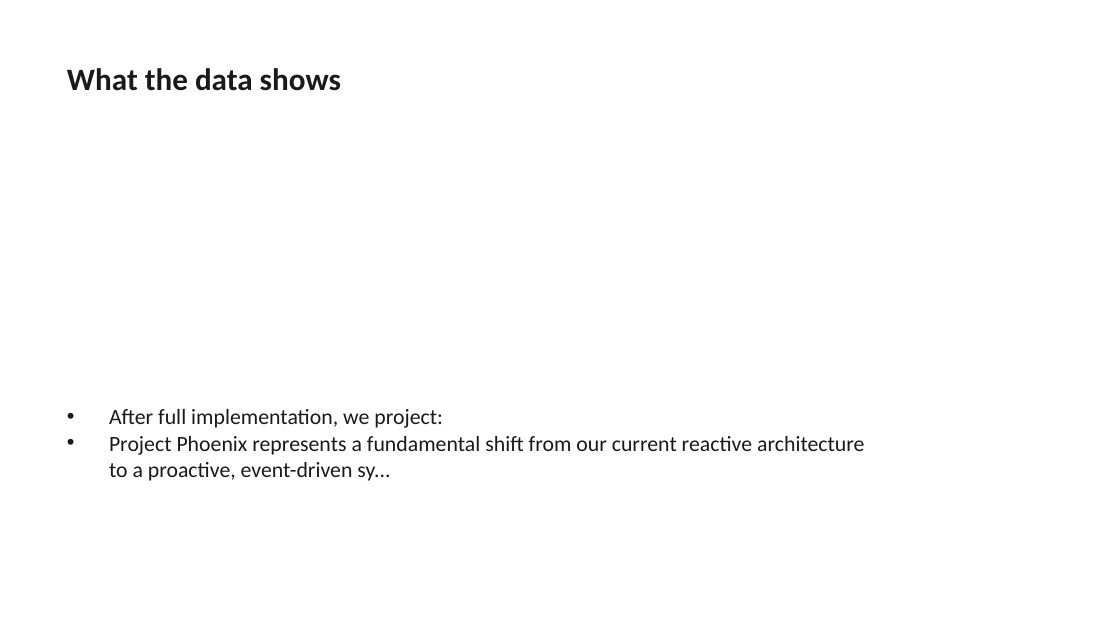
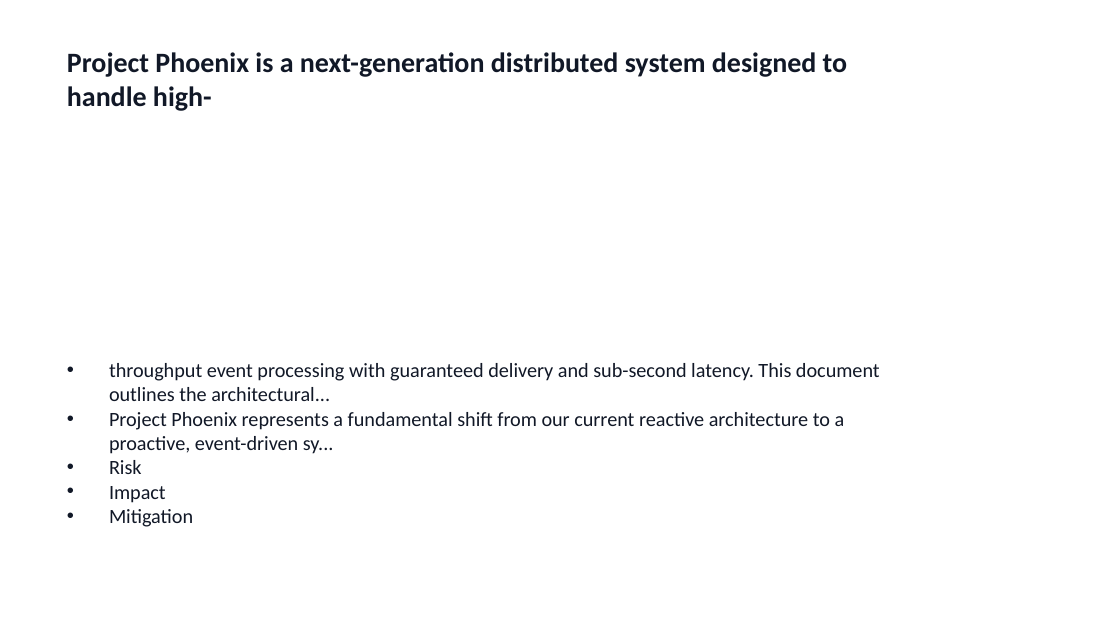
Before and after one commit to AdamYin007/Presentation-OS, a slide deck: slide 9 of examples/business-review/output.pptx (slide 7 before the commit). Drawn at 1120x630 pixels with LibreOffice and Linux fonts; fonts in the diff are those of the drawing. Boxes give left, top, right and bottom in pixels: in the first picture for what was removed or moved away, otherwise in the second. Text is boxed around its words. In the diff, an @@ line names an element or a change of style, - is before the commit and + after.

```diff
--- a/examples/business-review/output.pptx
+++ b/examples/business-review/output.pptx
@@ text at [67,52,847,111]: text changed; size 20 to 18 pt; text colour #1A1A1A to #111827 @@
-What the data shows
+Project Phoenix is a next-generation distributed system designed to handle high-
@@ text at [109,363,880,401]: text changed; size 14 to 13 pt; text colour #1A1A1A to #111827 @@
-• After full implementation, we project:
+• throughput event processing with guaranteed delivery and sub-second latency. This document outlines the architectural...
@@ text at [109,412,845,454]: size 14 to 13 pt, text colour #1A1A1A to #111827 in "Project Phoenix represents a fundamental shift from ..." @@
@@ text at [109,460,193,527]: paragraphs added @@
+• Risk
+• Impact
+• Mitigation
```
Also in this commit, not shown: 6 other slides changed, 3 slides added, 3 slides removed, 1 other file.
